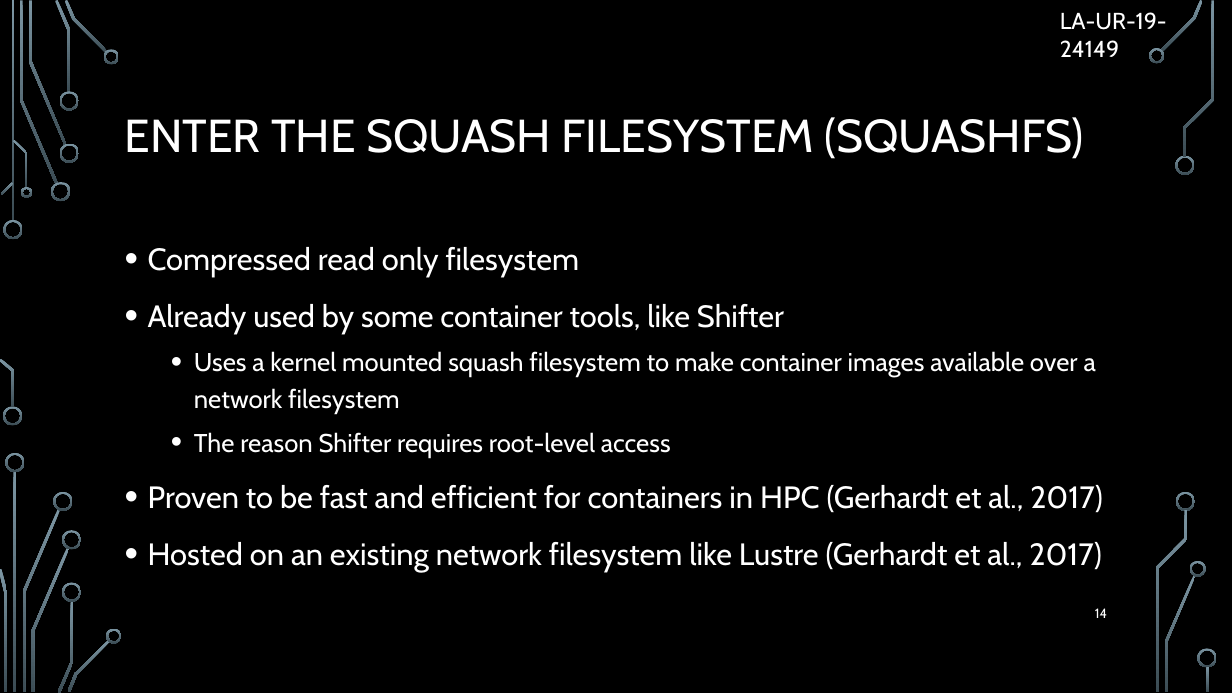
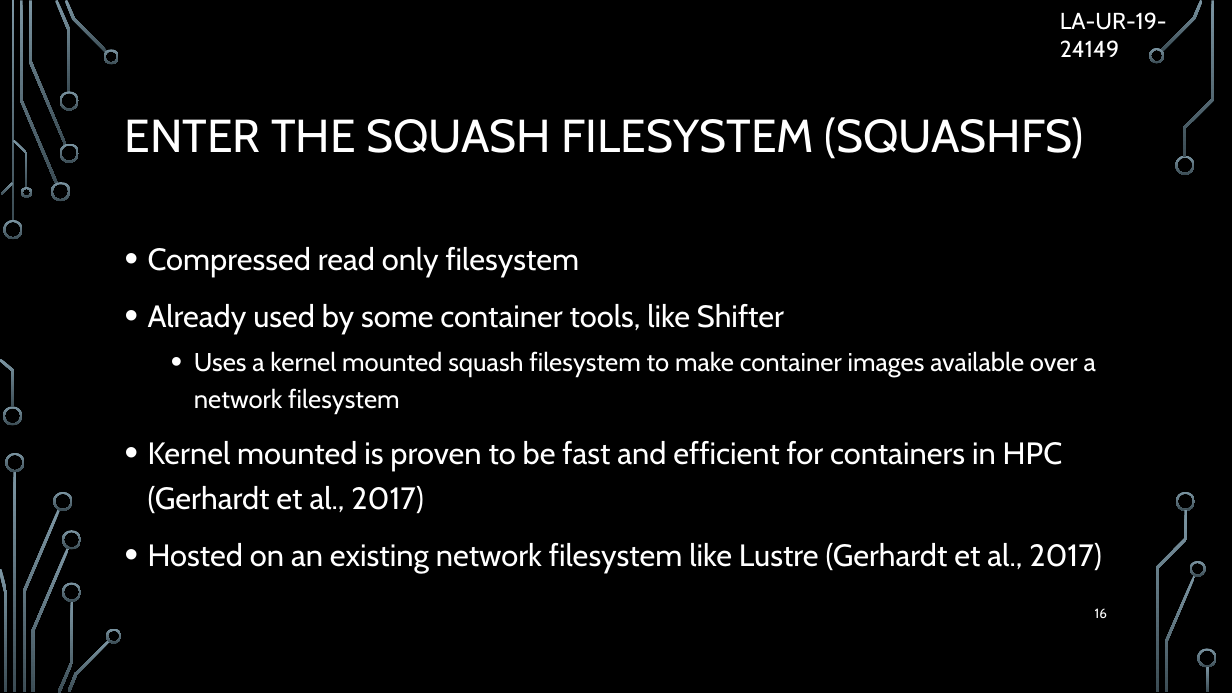
Before and after one commit to Brofessional/thesis-v2, a slide deck: slide 16 of presentation.pptx (slide 14 before the commit). Drawn at 1232x693 pixels with LibreOffice and Linux fonts; fonts in the diff are those of the drawing; background and template pictures are left out. Boxes give left, top, right and bottom in pixels: in the first picture for what was removed or moved away, otherwise in the second. Text is boxed around its words. In the diff, an @@ line names an element or a change of style, - is before the commit and + after.

```diff
--- a/presentation.pptx
+++ b/presentation.pptx
@@ text at bbox=[148, 441, 1063, 514]: text changed @@
-  • The reason Shifter requires root-level access
-• Proven to be fast and efficient for containers in HPC (Gerhardt et al., 2017)
+• Kernel mounted is proven to be fast and efficient for containers in HPC (Gerhardt et al., 2017)
@@ page number at bbox=[1095, 608, 1107, 618]: text changed @@
-14
+16
```
Also in this commit, not shown: 11 other slides changed, 3 slides added, 1 other file.
